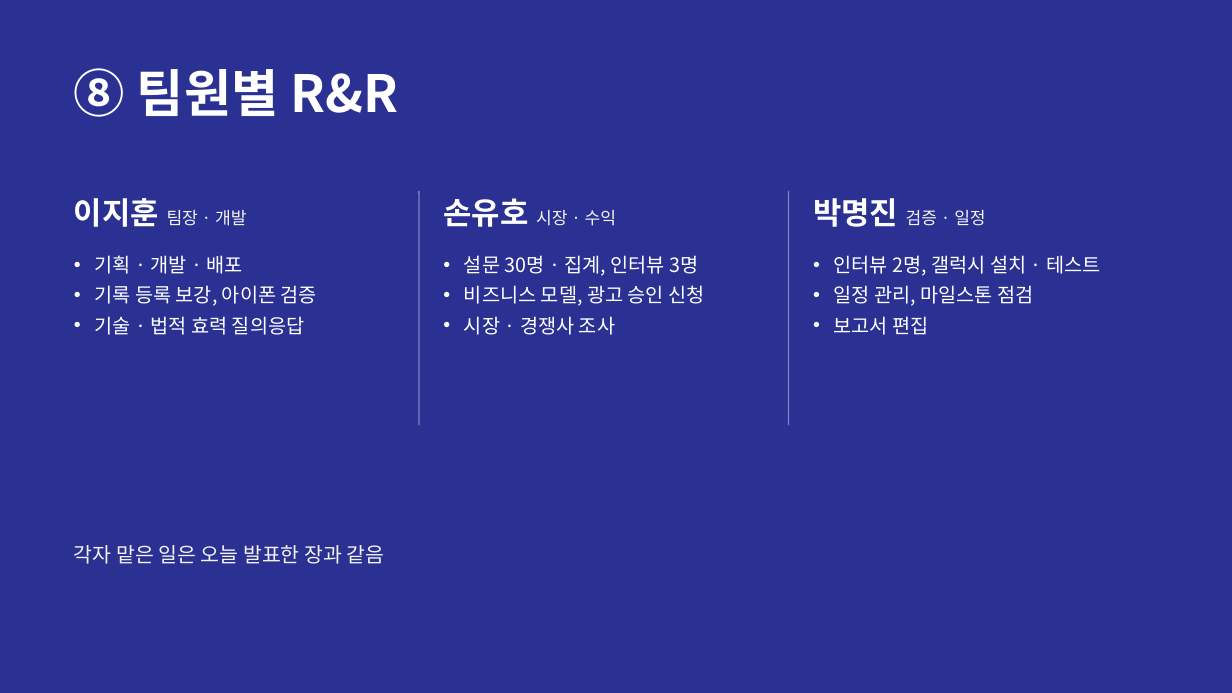
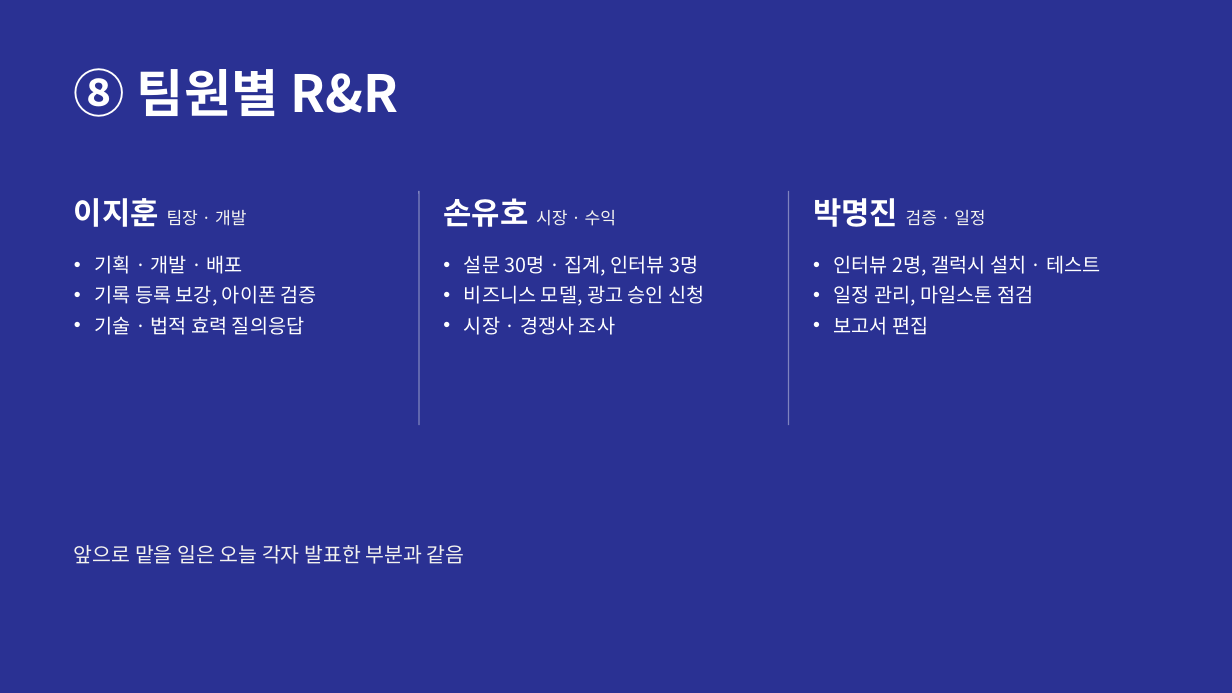
Before and after one commit to jihooni217/albaguard, a slide deck: slide 18 of docs/06_중간발표_PPT_간결판.pptx. Drawn at 1232x693 pixels with LibreOffice and Linux fonts; fonts in the diff are those of the drawing. Boxes give left, top, right and bottom in pixels: in the first picture for what was removed or moved away, otherwise in the second. Text is boxed around its words. In the diff, an @@ line names an element or a change of style, - is before the commit and + after.

```diff
--- a/docs/06_중간발표_PPT_간결판.pptx
+++ b/docs/06_중간발표_PPT_간결판.pptx
@@ text at bbox=[74, 545, 465, 564]: text changed @@
-각자 맡은 일은 오늘 발표한 장과 같음
+앞으로 맡을 일은 오늘 각자 발표한 부분과 같음
```
Also in this commit, not shown: 5 other slides changed, 1 other file.
